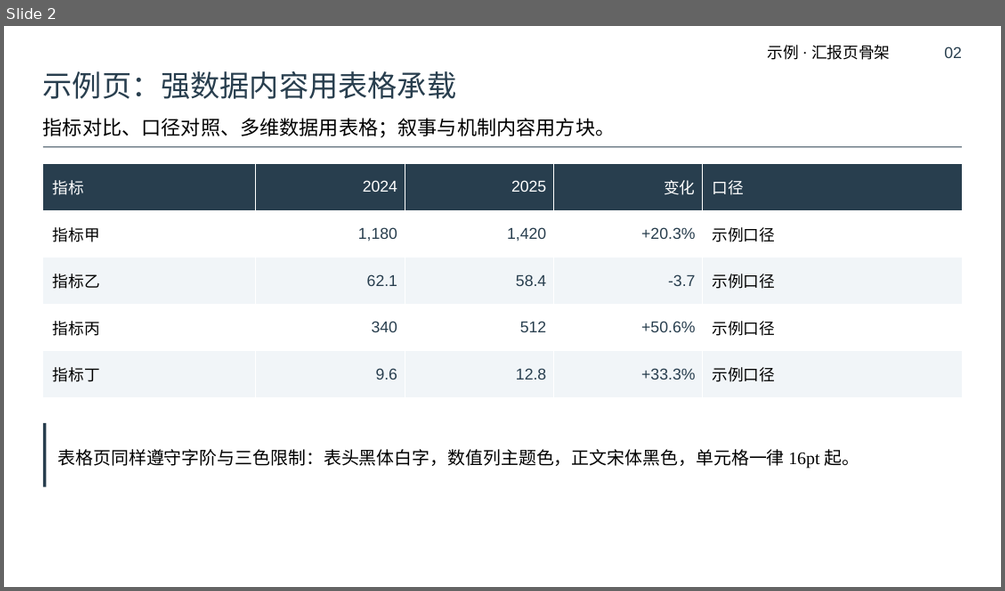
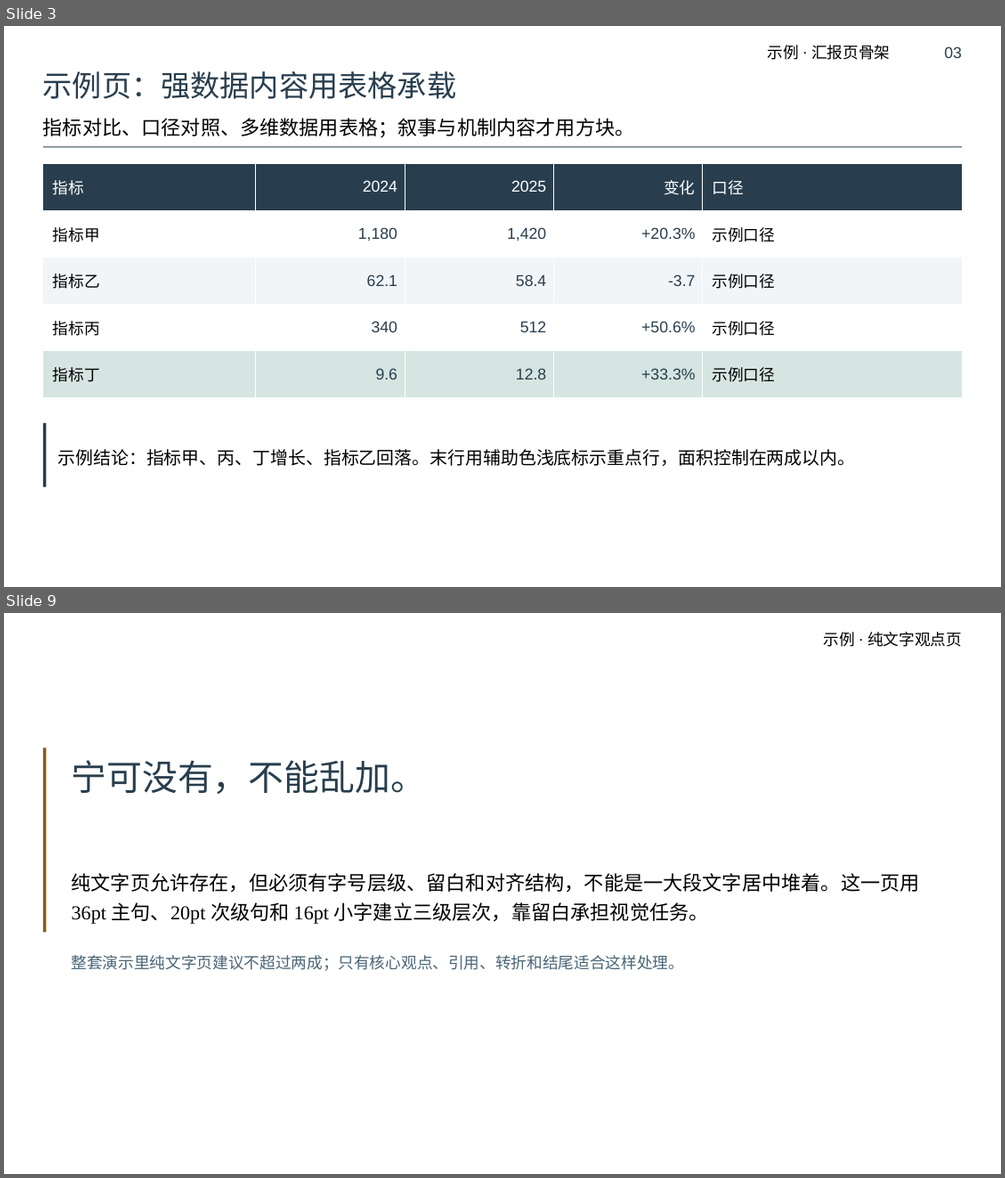
Before and after one commit to xiongxq04/ppt-report-style, a slide deck: skills/ppt-report-style/assets/example-slide.pptx. Shown one above the other, each under a label of ours: slide 2 before the commit, slides 3 and 9 after it; the slides between them are not shown. The pictures are 1005x591 and 1005x1178 pixels, drawn with LibreOffice and Linux fonts; fonts in the diff are those of the drawing. Boxes give left, top, right and bottom in pixels: in the first picture for what was removed or moved away, otherwise in the second. Text is boxed around its words. In the diff, an @@ line names an element or a change of style, - is before the commit and + after.

Commit message:
v0.3.0：配色系列化 + 布局关系模型 + 配图必要性分档 + 效果预算
在 v0.2.0（双槽字体 + 六档字阶）之上叠加，不改变原有硬性限制。

配色：黑白灰改为不占额度的基础色；主题色明确为"一个色相多档明度"的系列，
另加一个对比色与一个辅助色。新增 palette_utils.py 做色阶派生与 WCAG 对比度计算，
verify_ppt_style.py 增配色方案、对比度（含透明叠加后的背景解析）、色相组数与
面积配额检查。

布局：先判断内容关系再选骨架。audit_ppt.py 识别 12 类关系模型、6 种骨架与视觉手段，
检查连续三页同骨架（备注写 [例外:…] 可豁免）、方块矩阵占比、关系模型覆盖数、
纯文字页比例与"无层级纯文字页"。每页一个视觉承载物改为"每页至少一种视觉手段"。
结论条改为按内容决定，不再强制。

配图：按必须实景 / 建议配图 / 可用图表替代三档决定流程，大纲阶段批量盘点、
确认后再分配；按放置尺寸判定有效分辨率，检查缺失图、低分辨率与低画质图。

效果：每章一个视觉母题、母题数量为软建议、每页最多一主一辅效果；
不使用 SmartArt，源文件已有则保持原状并用 --allow-smartart 声明。

其他：新增 check_ppt.py 统一入口（错误/警告/建议/例外分级，支持 --json、
--exceptions、--layout-report、--mode balanced|strict），run_regression.py 回归基线
（正例零错误零警告、反例命中 12 条预期规则），build_example.py 扩为九页示例并支持
--variant negative，preview_ppt.py 改为全页预览并补齐多边形描边渲染；示例 PPT 与
预览图重新生成，README/plugin.json/CI 同步更新。

```diff
--- a/skills/ppt-report-style/assets/example-slide.pptx
+++ b/skills/ppt-report-style/assets/example-slide.pptx
@@ slide 9 added at (x1=4, y1=613, x2=1001, y2=1174), background #FFFFFF @@
@@ text added at (x1=824, y1=632, x2=962, y2=647), 16 pt, text #000000 @@
+示例 · 纯文字观点页
@@ rectangle added at (x1=43, y1=747, x2=46, y2=932), fill #8C5A16 @@
@@ text added at (x1=72, y1=760, x2=426, y2=794), 36 pt, text #283E4E @@
+宁可没有，不能乱加。
@@ text added at (x1=72, y1=873, x2=920, y2=924), 20 pt, text #000000 @@
+纯文字页允许存在，但必须有字号层级、留白和对齐结构，不能是一大段文字居中堆着。这一页用 36pt 主句、20pt 次级句和 16pt 小字建立三级层次，靠留白承担视觉任务。
@@ text added at (x1=72, y1=955, x2=685, y2=971), 16 pt, text #4A6577 @@
+整套演示里纯文字页建议不超过两成；只有核心观点、引用、转折和结尾适合这样处理。
@@ what was slide 2 is now slide 3 @@
@@ slide 3 changed as well @@
@@ text at (x1=944, y1=46, x2=962, y2=58): text changed @@
-02
+03
@@ text at (x1=43, y1=118, x2=635, y2=138): text changed @@
-指标对比、口径对照、多维数据用表格；叙事与机制内容用方块。
+指标对比、口径对照、多维数据用表格；叙事与机制内容才用方块。
@@ table at (x1=43, y1=164, x2=962, y2=397) @@
@@ fill #F1F5F8 to #D6E5E1 in row 5 @@
@@ text at (x1=57, y1=449, x2=855, y2=466): text changed @@
-表格页同样遵守字阶与三色限制：表头黑体白字，数值列主题色，正文宋体黑色，单元格一律 16pt 起。
+示例结论：指标甲、丙、丁增长、指标乙回落。末行用辅助色浅底标示重点行，面积控制在两成以内。
```
Also in this commit, not shown: 1 other slide changed, 6 other slides added, 27 other files.
